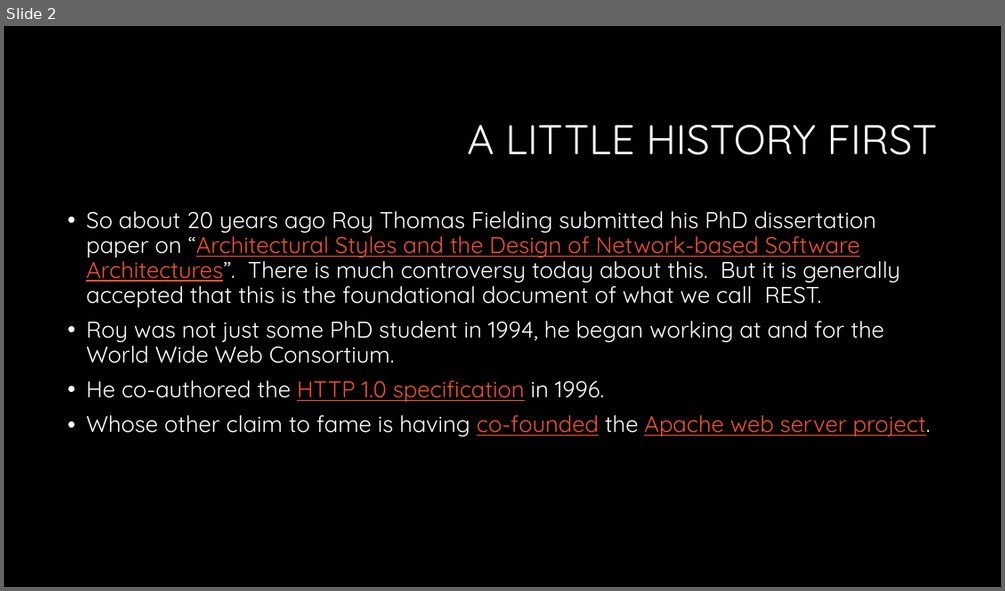
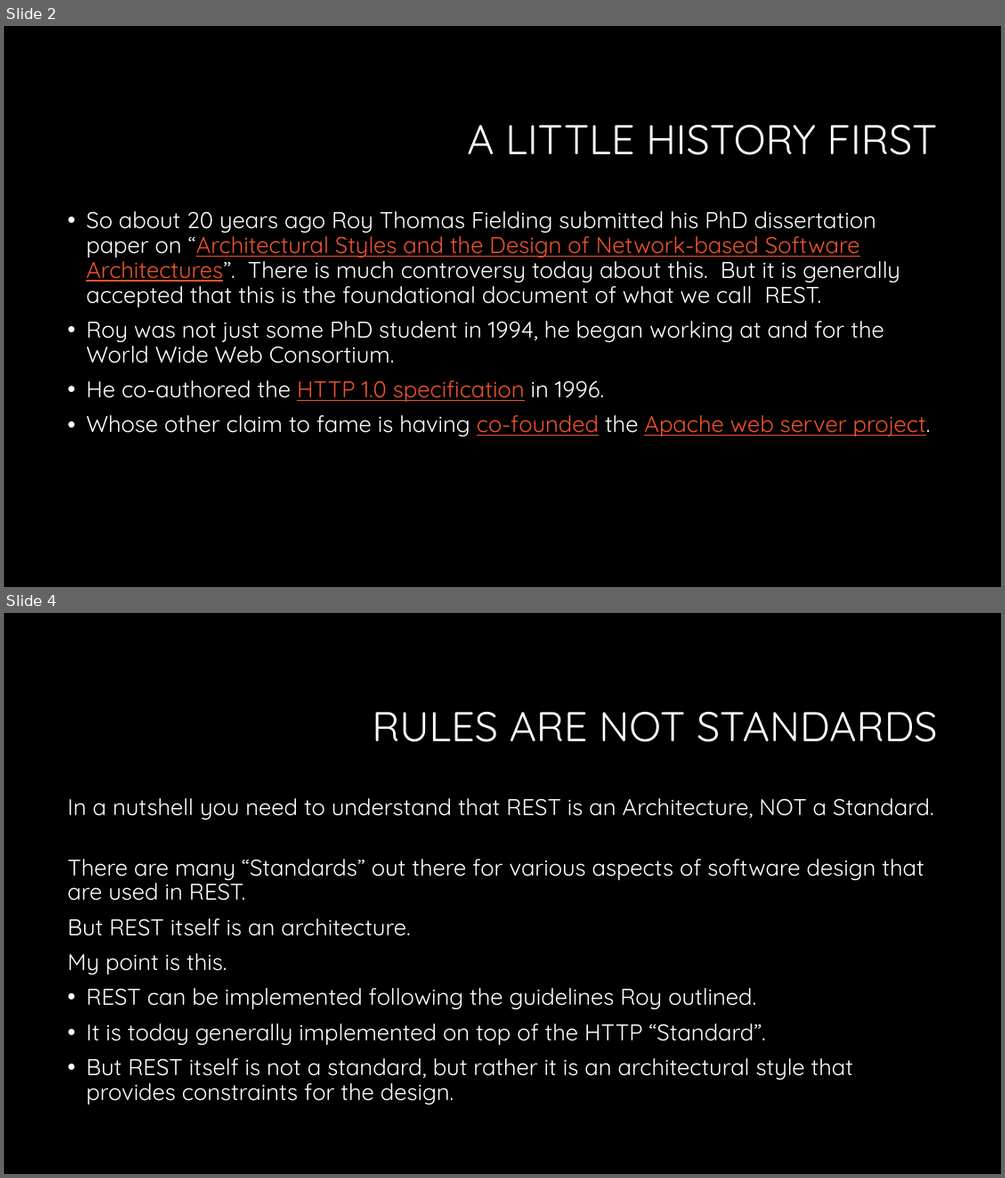
Before and after one commit to RonGarlit/RESTfulApiDemo, a slide deck: RESTful API the HATEOAS Way.pptx. Shown one above the other, each under a label of ours: slide 2 before the commit, slides 2 and 4 after it; the slides between them are not shown. The pictures are 1005x591 and 1005x1178 pixels, drawn with LibreOffice and Linux fonts; fonts in the diff are those of the drawing; background and template pictures are left out. Boxes give left, top, right and bottom in pixels: in the first picture for what was removed or moved away, otherwise in the second. Text is boxed around its words. In the diff, an @@ line names an element or a change of style, - is before the commit and + after.

```diff
--- a/RESTful API the HATEOAS Way.pptx
+++ b/RESTful API the HATEOAS Way.pptx
@@ slide 4 added at (4, 613, 1001, 1174), background #000000 @@
@@ title added at (372, 712, 938, 742), 40 pt, text #FFFFFF @@
+RULES ARE NOT STANDARDS
@@ text added at (67, 798, 934, 1104), 22 pt, text #FFFFFF @@
+In a nutshell you need to understand that REST is an Architecture, NOT a Standard.
+There are many “Standards” out there for various aspects of software design that are used in REST.
+But REST itself is an architecture.
+My point is this.
+• REST can be implemented following the guidelines Roy outlined.
+• It is today generally implemented on top of the HTTP “Standard”.
+• But REST itself is not a standard, but rather it is an architectural style that provides constraints for the design.
```
Also in this commit, not shown: 2 other slides added.
